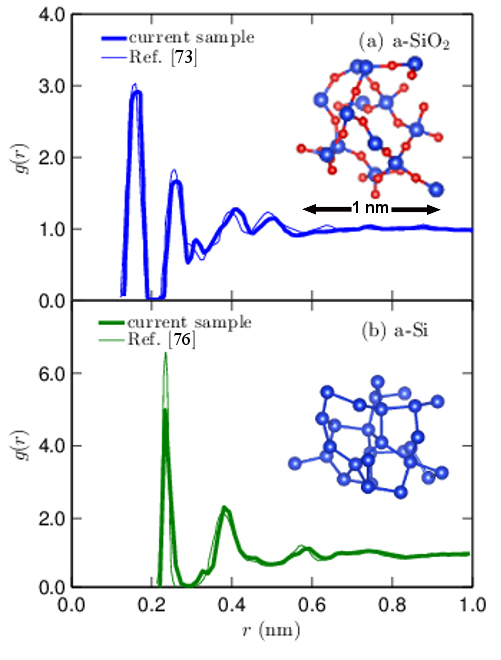
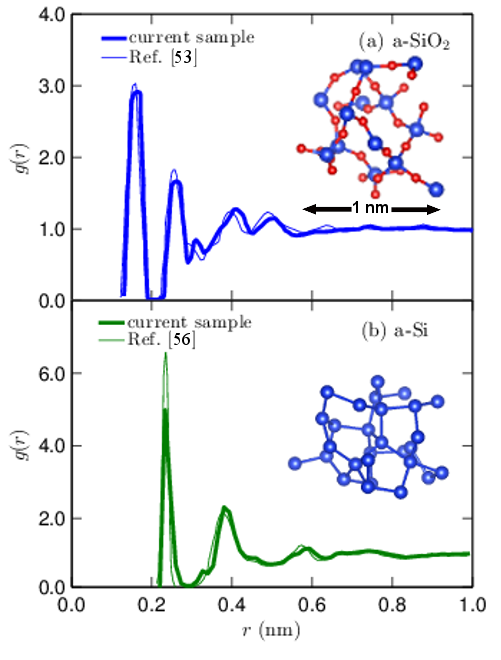
Revision of a layered 501x660 image; what changed, layer by layer:
renamed "76" to "56", painted on it over [174,333,182,345]
renamed "73" to "53", painted on it over [175,50,192,63]
